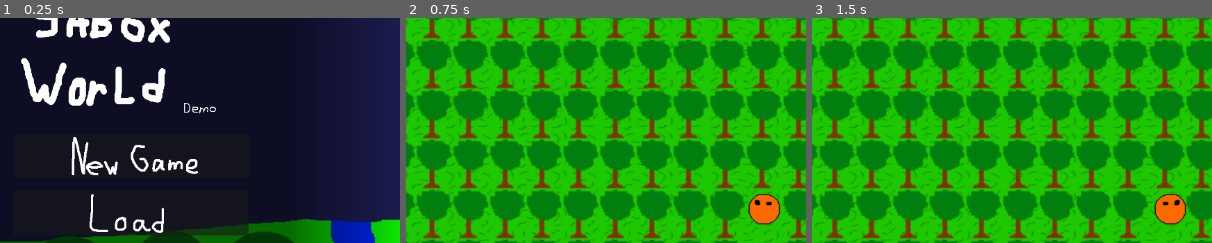
Above: before the commit, frames 1-3 (left to right).
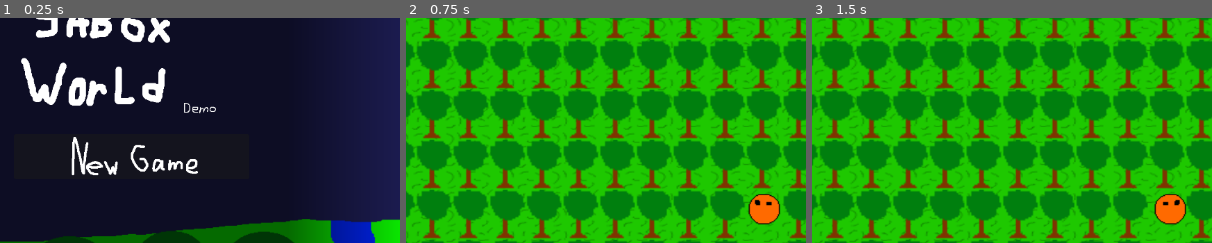
Above: after the commit, the same moments.

Repository: YCaTGameRT/SABox_World
Game: Godot game, scene res://scenes/main_menu.tscn
Same seed, same stepped clock (60 frames per second), same inputs: the game is played once before the commit and once after it.
Inputs (mouse positions are % of the whole screen's width and height, from its top left):
- Up to frame 1 (0.25 s): no input
- Up to frame 2 (0.75 s): click (16, 41) at 0.5 s
- Up to frame 3 (1.5 s): tap Enter at 1.25 s; move the mouse to (72, 45) at 1.27 s; hold D (movement_right) from 1.28 s (still down); tap Space (play) at 1.35 s; click (72, 45) at 1.42 s
The pictures show only the part of the screen within x 0-50%, y 10-60%; the shares and areas given below are measured in that part.

The runs differ from the first frame. In frame 1, 1.2% of the frame differs, in the area x 22-63%, y 78-97%; in frame 2, nothing differs; in frame 3, nothing differs.

Commit message:
hide the "load game" button if there is no save

Diff:
--- a/Scripts/main_menu.gd
+++ b/Scripts/main_menu.gd
@@ -1,5 +1,6 @@
 extends Control
 
+@export var load_game_button: Button
 @export var toggle_fullscreen_button: Button
 @export var toggle_fullscreen_sprite: TextureRect
 @export var to_fullscreen_texture: Texture2D
@@ -8,6 +9,8 @@
 func _ready():
 	if not OS.has_feature("pc"):
 		toggle_fullscreen_button.hide()
+	if not FileAccess.file_exists("user://save.sbws"):
+		load_game_button.hide()
 
 func _process(delta):
 	if Input.is_action_just_pressed("exit"): quit()
--- a/scenes/main_menu.tscn
+++ b/scenes/main_menu.tscn
@@ -16,7 +16,7 @@
 [sub_resource type="GradientTexture1D" id="GradientTexture1D_gno61"]
 gradient = SubResource("Gradient_xgjnp")
 
-[node name="main_menu" type="Control" node_paths=PackedStringArray("toggle_fullscreen_button", "toggle_fullscreen_sprite")]
+[node name="main_menu" type="Control" node_paths=PackedStringArray("load_game_button", "toggle_fullscreen_button", "toggle_fullscreen_sprite")]
 layout_mode = 3
 anchors_preset = 15
 anchor_right = 1.0
@@ -24,6 +24,7 @@
 grow_horizontal = 2
 grow_vertical = 2
 script = ExtResource("1_7nhs7")
+load_game_button = NodePath("CanvasLayer/background/TextureRect/sidebar/Load")
 toggle_fullscreen_button = NodePath("CanvasLayer/background/TextureRect/toggle_fullscreen")
 toggle_fullscreen_sprite = NodePath("CanvasLayer/background/TextureRect/toggle_fullscreen/TextureRect")
 to_fullscreen_texture = ExtResource("6_hnd6k")
